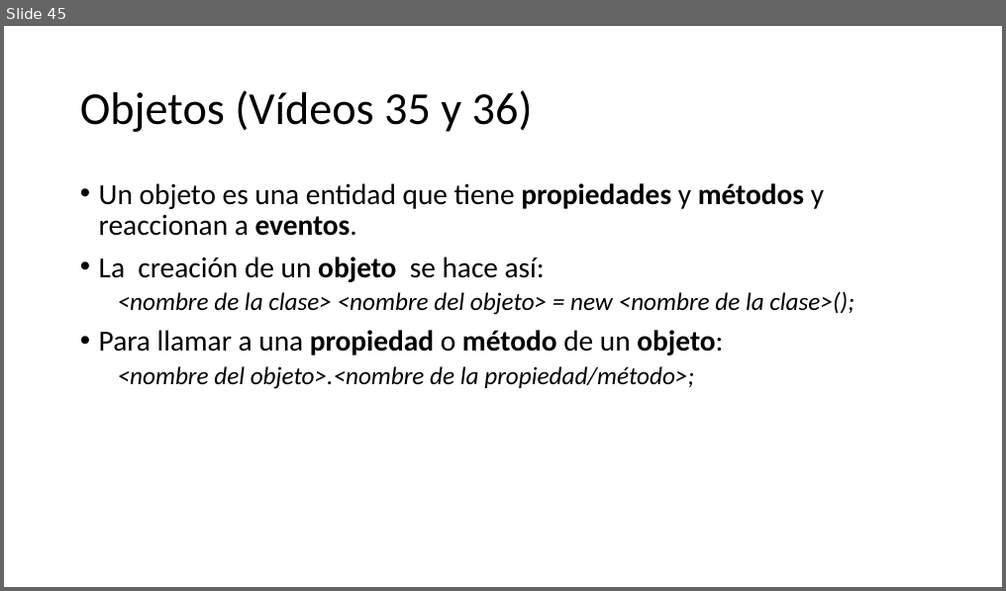
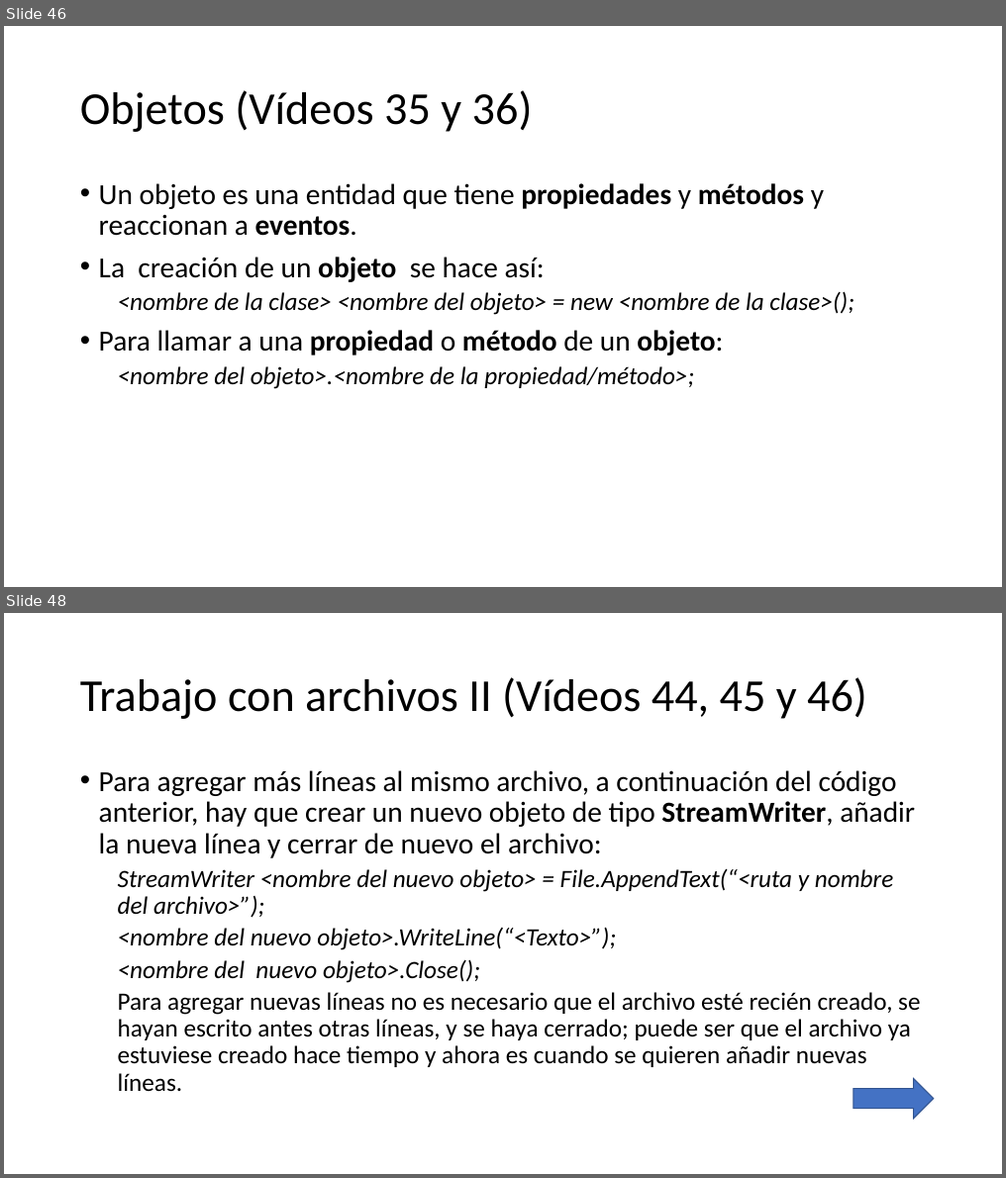
Before and after one commit to Worome/Recetatic, a slide deck: Recetatic/Visual C#.pptx. Shown one above the other, each under a label of ours: slide 45 before the commit, slides 46 and 48 after it; the slides between them are not shown. The pictures are 1006x591 and 1006x1178 pixels, drawn with LibreOffice and Linux fonts; fonts in the diff are those of the drawing. Boxes give left, top, right and bottom in pixels: in the first picture for what was removed or moved away, otherwise in the second. Text is boxed around its words. In the diff, an @@ line names an element or a change of style, - is before the commit and + after.

```diff
--- a/Recetatic/Visual C#.pptx
+++ b/Recetatic/Visual C#.pptx
@@ slide 48 added at bbox=[4, 613, 1002, 1174], background #FFFFFF @@
@@ title added at bbox=[80, 677, 867, 719], 44 pt, text #000000 @@
+Trabajo con archivos II (Vídeos 44, 45 y 46)
@@ text added at bbox=[99, 770, 920, 1092], 24 pt, text #000000 @@
+• Para agregar más líneas al mismo archivo, a continuación del código anterior, hay que crear un nuevo objeto de tipo StreamWriter, añadir la nueva línea y cerrar de nuevo el archivo:
+  StreamWriter <nombre del nuevo objeto> = File.AppendText(“<ruta y nombre del archivo>”);
+  <nombre del nuevo objeto>.WriteLine(“<Texto>”);
+  <nombre del nuevo objeto>.Close();
+  Para agregar nuevas líneas no es necesario que el archivo esté recién creado, se hayan escrito antes otras líneas, y se haya cerrado; puede ser que el archivo ya estuviese creado hace tiempo y ahora es cuando se quieren añadir nuevas líneas.
@@ right arrow added at bbox=[853, 1079, 934, 1119], fill #4472C4, outline #325491 1 pt @@
@@ what was slide 45 is now slide 46 @@
```
Also in this commit, not shown: 1 slide changed, 15 other slides added.
